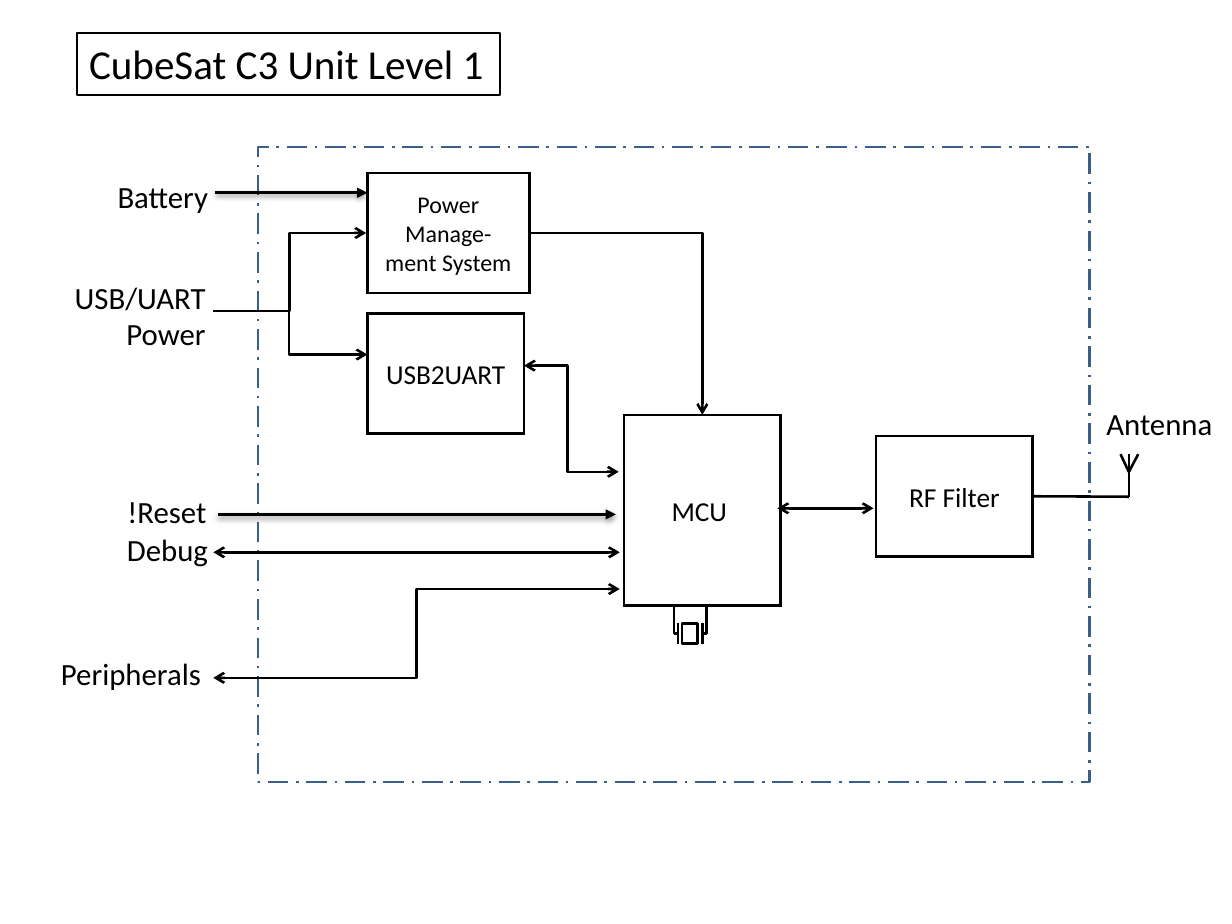
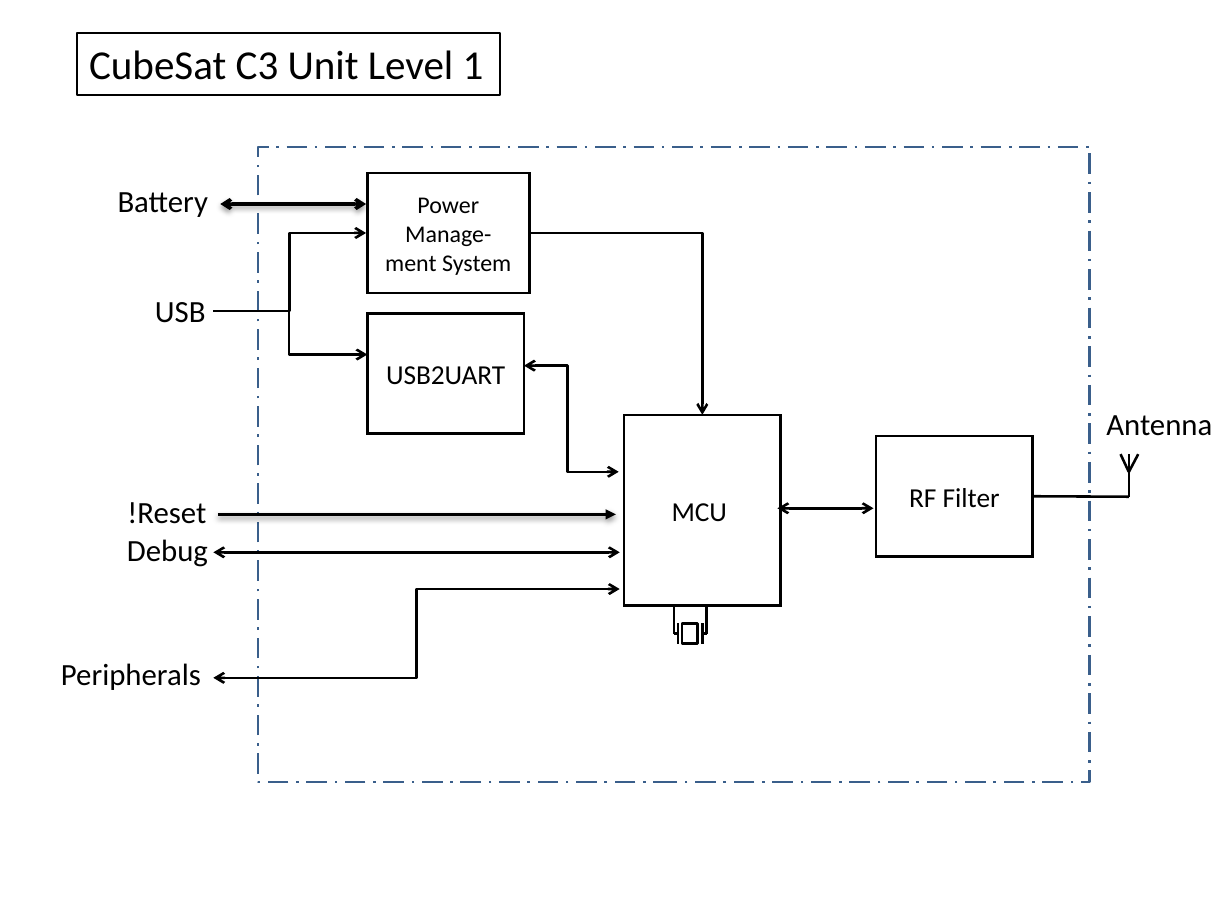
Before and after one commit to wrh2/sputnik, a slide deck: slide 2 of HW5_Design_Diagrams/T05 _ CUBESAT HW05.pptx. Drawn at 1232x924 pixels with LibreOffice and Linux fonts; fonts in the diff are those of the drawing. Boxes give left, top, right and bottom in pixels: in the first picture for what was removed or moved away, otherwise in the second. Text is boxed around its words. In the diff, an @@ line names an element or a change of style, - is before the commit and + after.

```diff
--- a/HW5_Design_Diagrams/T05 _ CUBESAT HW05.pptx
+++ b/HW5_Design_Diagrams/T05 _ CUBESAT HW05.pptx
@@ rectangle "Battery": place and size @@
-rectangle "Battery" at <box>43,171,221,203</box>
+rectangle "Battery" at <box>43,175,221,207</box>
@@ arrow moved from (216, 192) - (367, 192) to (221, 205) - (366, 205) @@
@@ arrow (221, 205) - (366, 205): arrow to double arrow @@
@@ rectangle "USB": place and size @@
-rectangle "USB" at <box>41,272,218,304</box>
+rectangle "USB" at <box>41,286,218,318</box>
@@ text in rectangle at <box>155,302,206,323</box>: text changed @@
-USB/UART Power
+USB
```
Also in this commit, not shown: 1 other slide changed, 1 other file.
